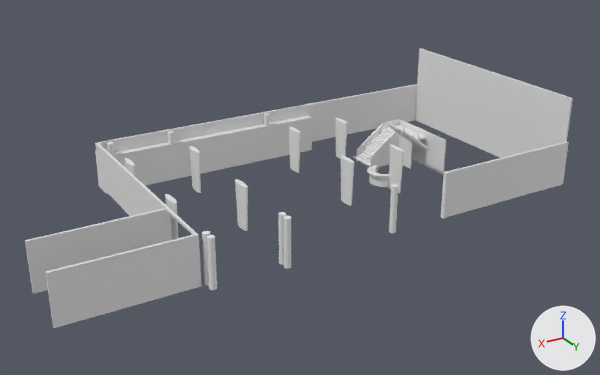
One commit to the Blender file Modelos/SotanoA.blend: the scene before it, then after it.
Both versions are drawn from a camera (50 mm lens) standing at (45.8, 68.0, 29.2) and looking at (12.2, 12.1, 1.3). Every picture has the same lights, and +X, +Y and +Z are marked at lower right. The older version comes first.

Names of what the first picture shows: 'Columna.001', 'Cubo', 'Cubo.003', 'Cubo.004', 'Círculo', 'escaleras 1', 'hueco puerta' and 3 more.
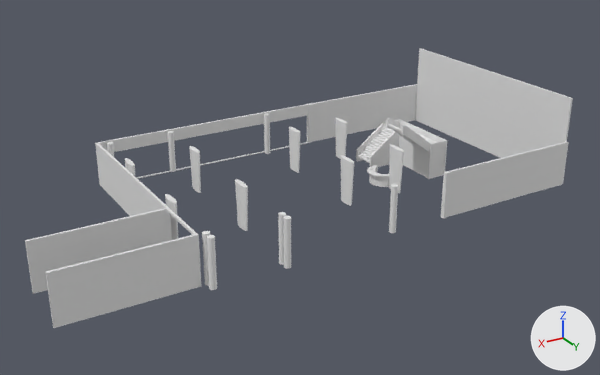
Where the newer file only moved an object's origin or applied its transform, the numbers keep the older frame.

The change, as a list of edits to the scene's bpy script:
```text
Change me_cubo_002:
    used by ob_escaleras_1; location = (-0.28, 0.0, 0.0)
    remove me_cubo_002.from_pydata(...)  # 593 vertices, 346 faces, 78 loose edges; spans x -2.1..2.85, y 6.61..10.92, z 0.36..3.32
    add me_cubo_002.from_pydata(...)  # 601 vertices, 354 faces, 78 loose edges; spans x -2.1..2.85, y 6.61..13.61, z -0.19..3.32
    me_cubo_002 part 1
    4 vertices are removed from x -2.1..-0.35, y 10.92, z 2.59..2.77
    5 faces are deleted
    12 vertices are added at x -2.1..-0.35, y 13.07..13.61, z -0.19..2.77
    13 new faces join them
Change me_cubo_004:
    used by ob_cubo_004; location = (-0.28, 0.0, 0.0)
    remove me_cubo_004.from_pydata(...)  # 100 vertices, 92 faces; spans x -2.24..2.86, y 6.6..13.52, z -0.14..3.23
    add me_cubo_004.from_pydata(...)  # 133 vertices, 125 faces; spans x -2.24..2.86, y 6.6..13.66, z -0.14..3.23
    me_cubo_004 part 2
    1 vertex is removed from x -2.1, y 13.52, z 3.23
    21 faces are deleted
    4 vertices move from x -0.44..-0.34, y 10.94, z 2.33..3.21 to x -0.44..-0.34, y 11.09, z 2.58..3.21
    23 vertices are added at x -2.24..2.85, y 6.61..13.66, z -0.14..3.23
    6 new vertices lie (0.0, 0.0, -0.07) away from vertices in x -0.35..2.86, y 6.6..6.8, z 0.65..2.81
    5 new vertices lie (0.0, 0.0, 2.84) away from vertices in x -2.24..-2.1, y 6.61..13.52, z -0.14
    54 new faces join them
Add me_cubo_006:
    me_cubo_006.from_pydata(...)  # 34 vertices, 28 faces; spans x -2.54..0.68, y -15.86..-11.08, z 2.35..5.47
Add me_plano_003:
    me_plano_003.from_pydata([(-12.0, 0.0, -0.1), (-12.0, 0.0, 0.1), (9.7, 0.0, -0.1), (9.7, 0.0, 0.1), (-12.0, 3.0, -0.1), (-12.0, 3.0, 0.1), (9.7, 3.0, -0.1), (9.7, 3.0, 0.1), (-12.0, 0.0, 0.0), (-12.1, -0.1, 0.0), (9.8, -0.1, 0.0), (9.6, 0.0, 0.0), (9.8, 3.1, 0.0), (9.6, 2.9, 0.0), (-12.1, 3.1, 0.0), (-12.0, 2.9, 0.0)], [], [(8, 11, 2, 0), (11, 8, 1, 3), (10, 9, 0, 2), (9, 10, 3, 1), (11, 13, 6, 2), (13, 11, 3, 7), (12, 10, 2, 6), (10, 12, 7, 3), (13, 15, 4, 6), (15, 13, 7, 5), (14, 12, 6, 4), (12, 14, 5, 7), (15, 8, 0, 4), (8, 15, 5, 1), (9, 14, 4, 0), (14, 9, 1, 5)])
Change ob_hueco_puerta:
    add ob_hueco_puerta.hide_set(True)
Change ob_cubo_003:
    add ob_cubo_003.hide_set(True)
Add ob_cubo_002:
    ob_cubo_002 = bpy.data.objects.new('Cubo.002', me_cubo_006)
    ob_cubo_002.location = (0.0, 0.0, 0.0)
    ob_cubo_002.rotation_euler = (0.0, 0.0, 3.142)  # degrees (0, 0, 180)
Add ob_plano_001:
    ob_plano_001 = bpy.data.objects.new('Plano.001', me_plano_003)
    ob_plano_001.location = (15.93, 0.0, 0.0)
    ob_plano_001.rotation_euler = (1.571, 0.0, 0.0)  # degrees (90, 0, 0)
```

Where the change shows, as pixel boxes (x1, y1, x2, y2) in the pictures (600 x 375 px):
'hueco puerta', hidden
    before: (95, 115, 312, 194)
'Cubo.004', reshaped (7% taller)
    before: (356, 119, 446, 174)
    after: (356, 119, 447, 178)
'escaleras 1', reshaped (26% wider, 41% taller)
    before: (358, 125, 427, 163)
    after: (358, 125, 445, 179)
'Cubo.002', added
    after: (386, 118, 430, 152)
'Plano.001', added
    after: (136, 142, 308, 179)
'Cubo.003', hidden
    before: (353, 156, 372, 167)
part 1 of me_cubo_002, built on
    before: (407, 130, 427, 140)
    after: (414, 131, 445, 179)
part 2 of me_cubo_004, built on
    before: (356, 121, 446, 174)
    after: (356, 121, 447, 178)
